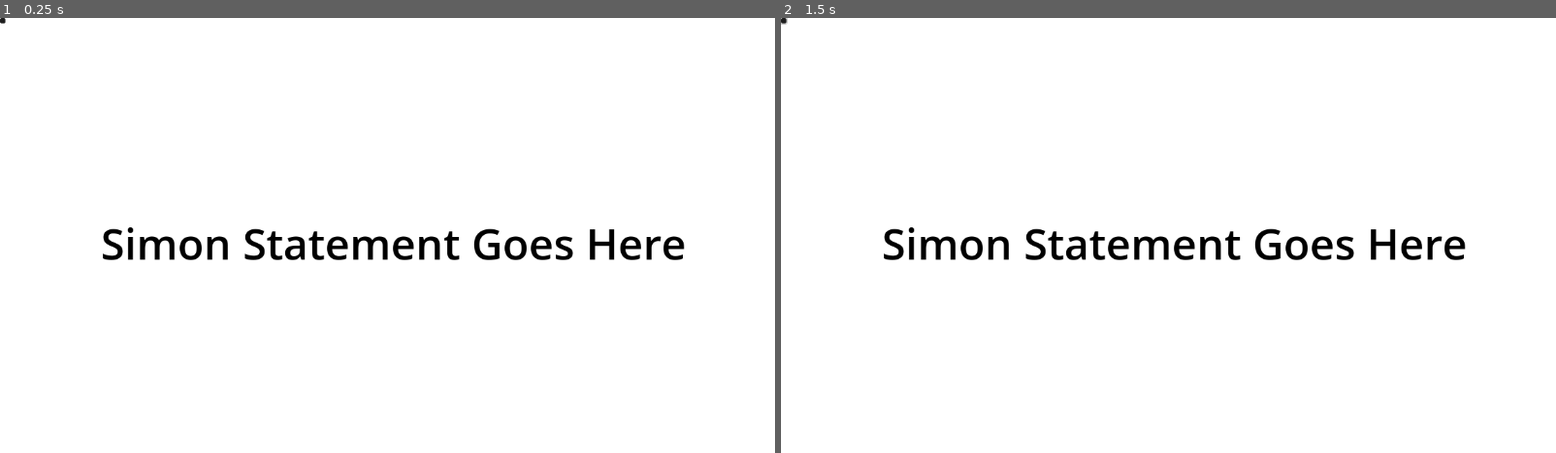
Above: before the commit, frames 1-2 (left to right).
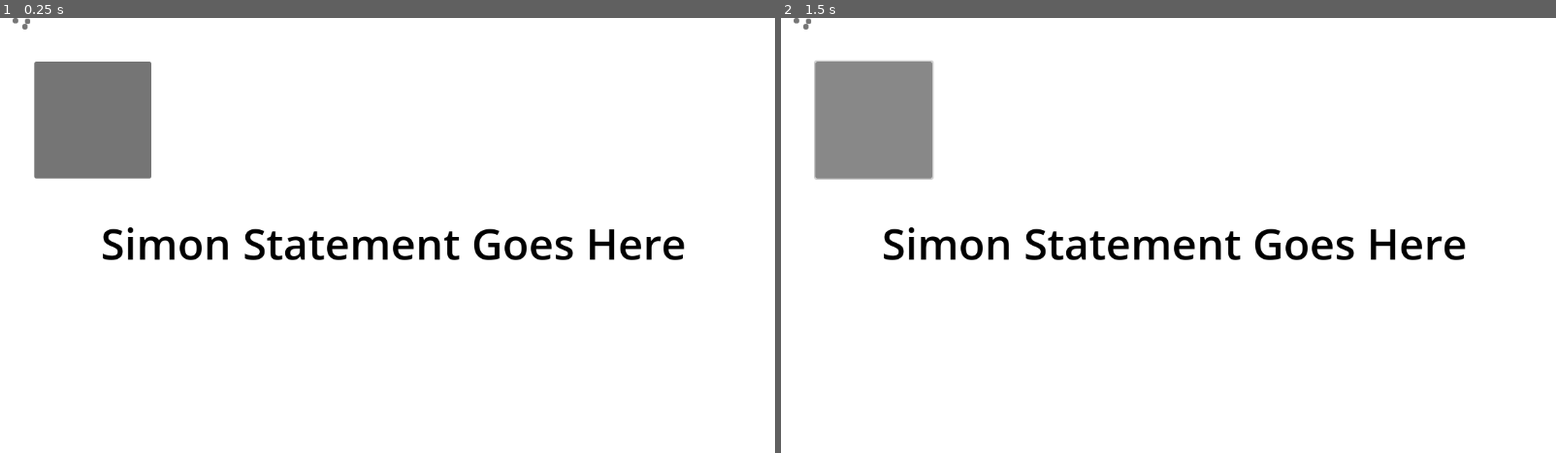
Above: after the commit, the same moments.

Repository: BKZeigler/CPSC362Platformer
Game: Godot game, scene res://scenes/level1s.tscn
Same seed, same stepped clock (60 frames per second), same inputs: the game is played once before the commit and once after it. This scene is started directly instead of the project's main scene.
Inputs (mouse positions are in pixels of both pictures, inside the frame that each line leads up to):
- Up to frame 1 (0.25 s): no input
- Up to frame 2 (1.5 s): click (781, 22) at 0.52 s; click (874, 118) at 1.27 s

The runs differ from the first frame. In frame 1, 4.1% of the frame differs, in the area x 0-20%, y 0-37%; in frame 2, 4.3%, in the area x 0-20%, y 0-38%.

Commit message:
Rename restart button and place it in correct location

Diff:
--- a/scenes/level1s.tscn
+++ b/scenes/level1s.tscn
@@ -16,20 +16,27 @@
 theme_override_font_sizes/font_size = 64
 text = "Simon Statement Goes Here"
 
-[node name="Button" type="Button" parent="ColorRect"]
+[node name="restart s" type="Button" parent="ColorRect"]
 layout_mode = 0
-offset_right = 8.0
-offset_bottom = 8.0
+offset_left = 51.0
+offset_top = 65.0
+offset_right = 225.0
+offset_bottom = 239.0
 
 [node name="Button2" type="Button" parent="ColorRect"]
-offset_right = 8.0
-offset_bottom = 8.0
+offset_left = 33.0
+offset_top = 9.0
+offset_right = 41.0
+offset_bottom = 17.0
 
 [node name="Button3" type="Button" parent="ColorRect"]
-offset_right = 8.0
-offset_bottom = 8.0
+offset_left = 37.0
+offset_top = 1.0
+offset_right = 45.0
+offset_bottom = 9.0
 
 [node name="Button4" type="Button" parent="ColorRect"]
 layout_mode = 0
-offset_right = 8.0
+offset_left = 19.0
+offset_right = 27.0
 offset_bottom = 8.0
